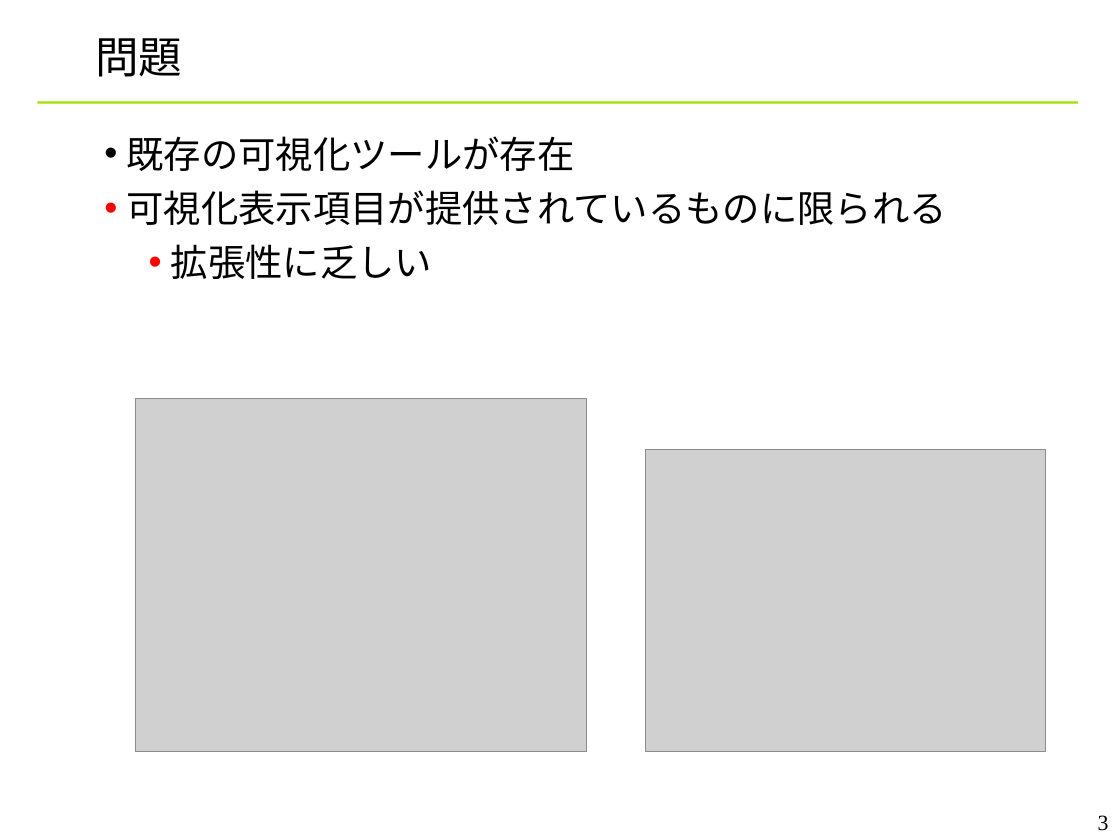
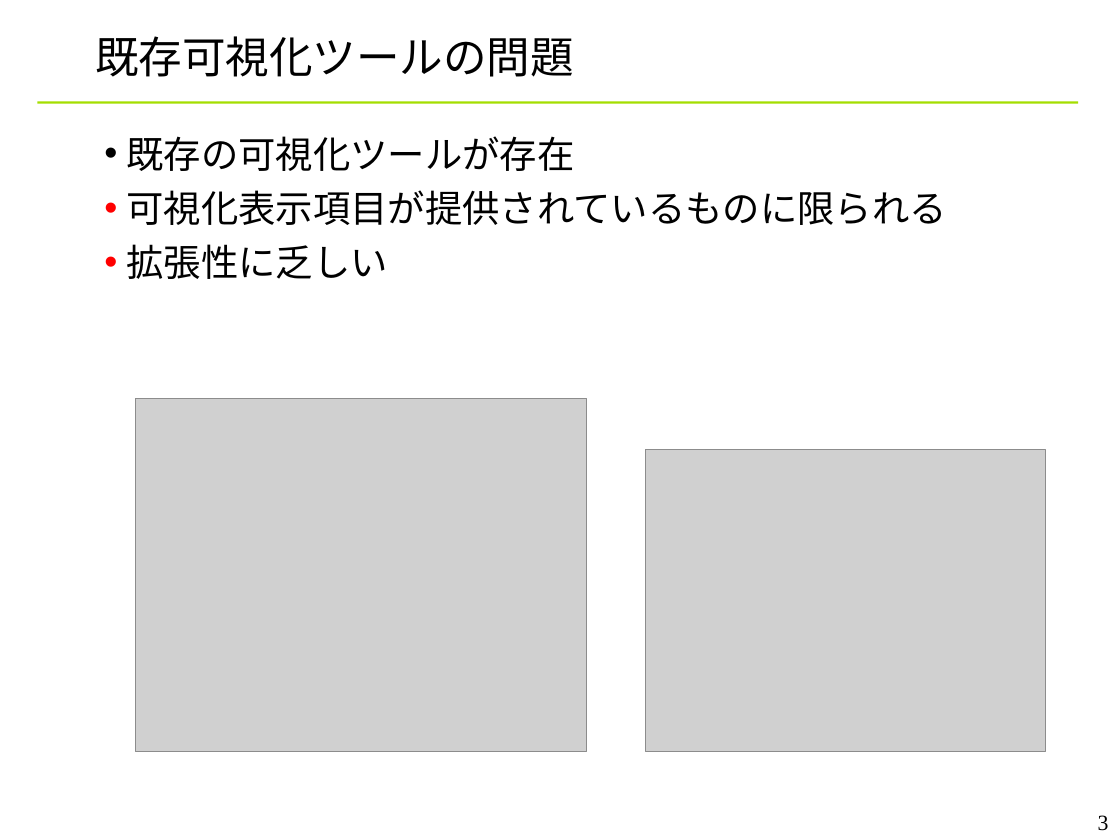
Before and after one commit to YixiaoLi/tlv4mc, a slide deck: slide 3 of doc/phase4/joho_koukankai/ojl-2nd-comm-yanagi.ppt. Drawn at 1120x840 pixels with LibreOffice and Linux fonts; fonts in the diff are those of the drawing; grey boxes stand for pictures; background and template pictures are left out. Boxes give left, top, right and bottom in pixels: in the first picture for what was removed or moved away, otherwise in the second. Text is boxed around its words. In the diff, an @@ line names an element or a change of style, - is before the commit and + after.

```diff
--- a/doc/phase4/joho_koukankai/ojl-2nd-comm-yanagi.ppt
+++ b/doc/phase4/joho_koukankai/ojl-2nd-comm-yanagi.ppt
@@ title at (x1=95, y1=36, x2=573, y2=77): text changed @@
-問題
+既存可視化ツールの問題
@@ text at (x1=127, y1=244, x2=388, y2=279): list level 3 to 2 in "拡張性に乏しい" @@
```
Also in this commit, not shown: 12 other slides changed, 2 slides added.
